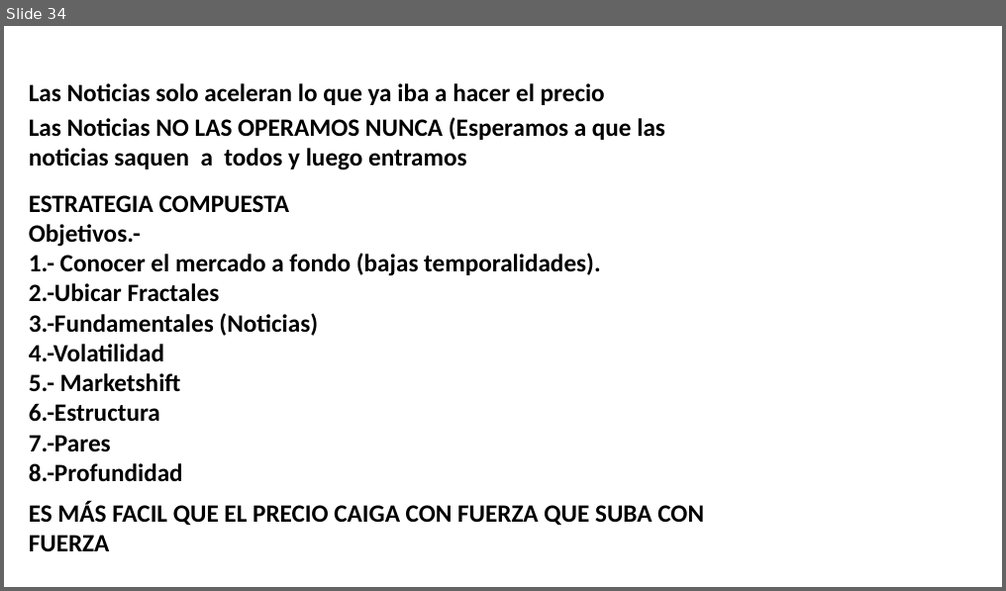
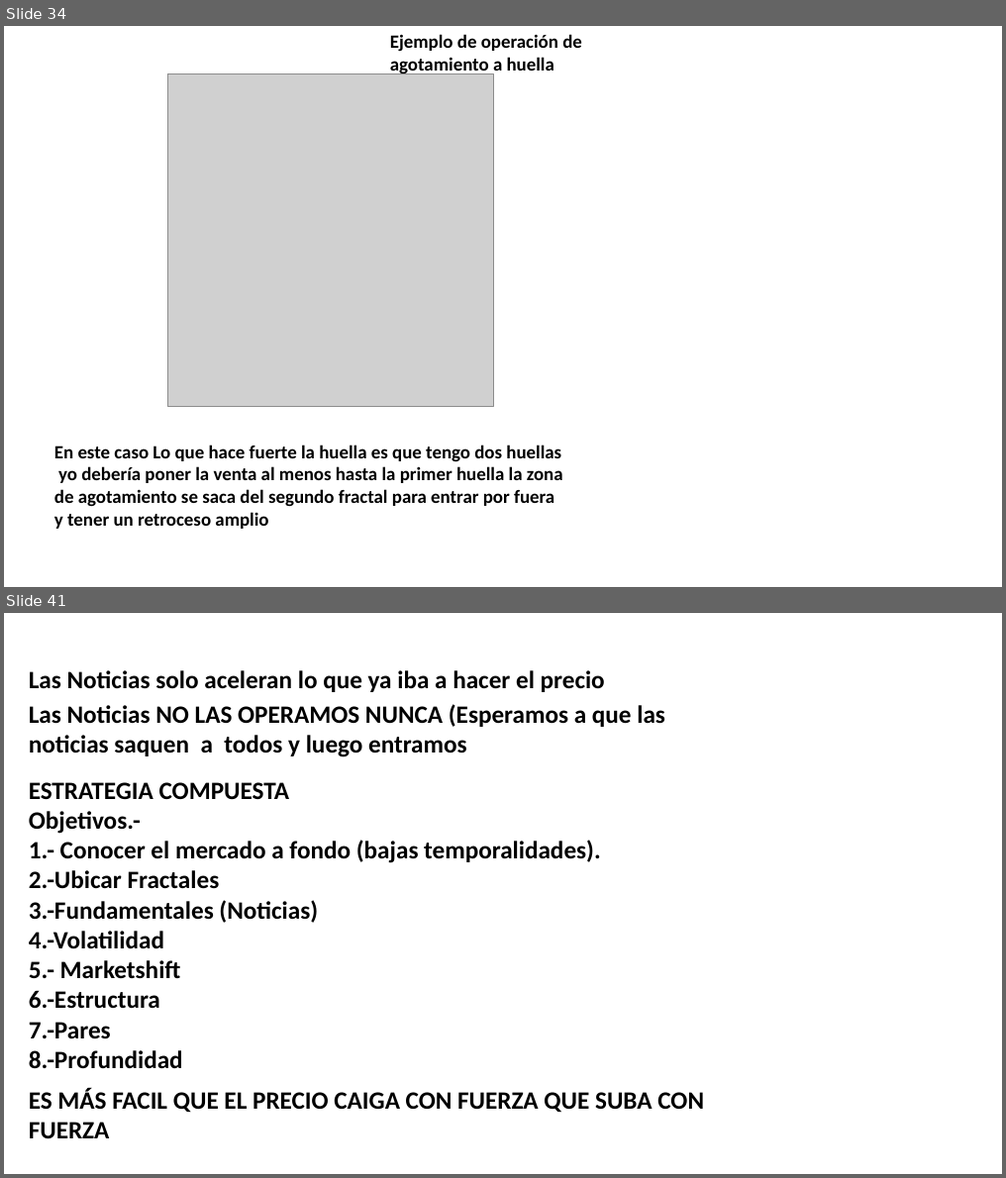
Before and after one commit to Edd1eware/Yields_Academy, a slide deck: Manual_YIELDS_ACADEMY.pptx. Shown one above the other, each under a label of ours: slide 34 before the commit, slides 34 and 41 after it; the slides between them are not shown. The pictures are 1006x591 and 1006x1178 pixels, drawn with LibreOffice and Linux fonts; fonts in the diff are those of the drawing; grey boxes stand for pictures. Boxes give left, top, right and bottom in pixels: in the first picture for what was removed or moved away, otherwise in the second. Text is boxed around its words. In the diff, an @@ line names an element or a change of style, - is before the commit and + after.

Commit message:
fibonacci ejemplos

```diff
--- a/Manual_YIELDS_ACADEMY.pptx
+++ b/Manual_YIELDS_ACADEMY.pptx
@@ slide 34 added at <box>4,26,1002,587</box>, background #FFFFFF @@
@@ text added at <box>390,34,582,76</box>, 18 pt, text #000000, bold @@
+Ejemplo de operación de agotamiento a huella
@@ picture added at <box>167,75,493,407</box> @@
@@ text added at <box>54,445,563,529</box>, 18 pt, text #000000, bold @@
+En este caso Lo que hace fuerte la huella es que tengo dos huellas yo debería poner la venta al menos hasta la primer huella la zona de agotamiento se saca del segundo fractal para entrar por fuera y tener un retroceso amplio
@@ what was slide 34 is now slide 41 @@
```
Also in this commit, not shown: 1 slide changed, 6 other slides added.
